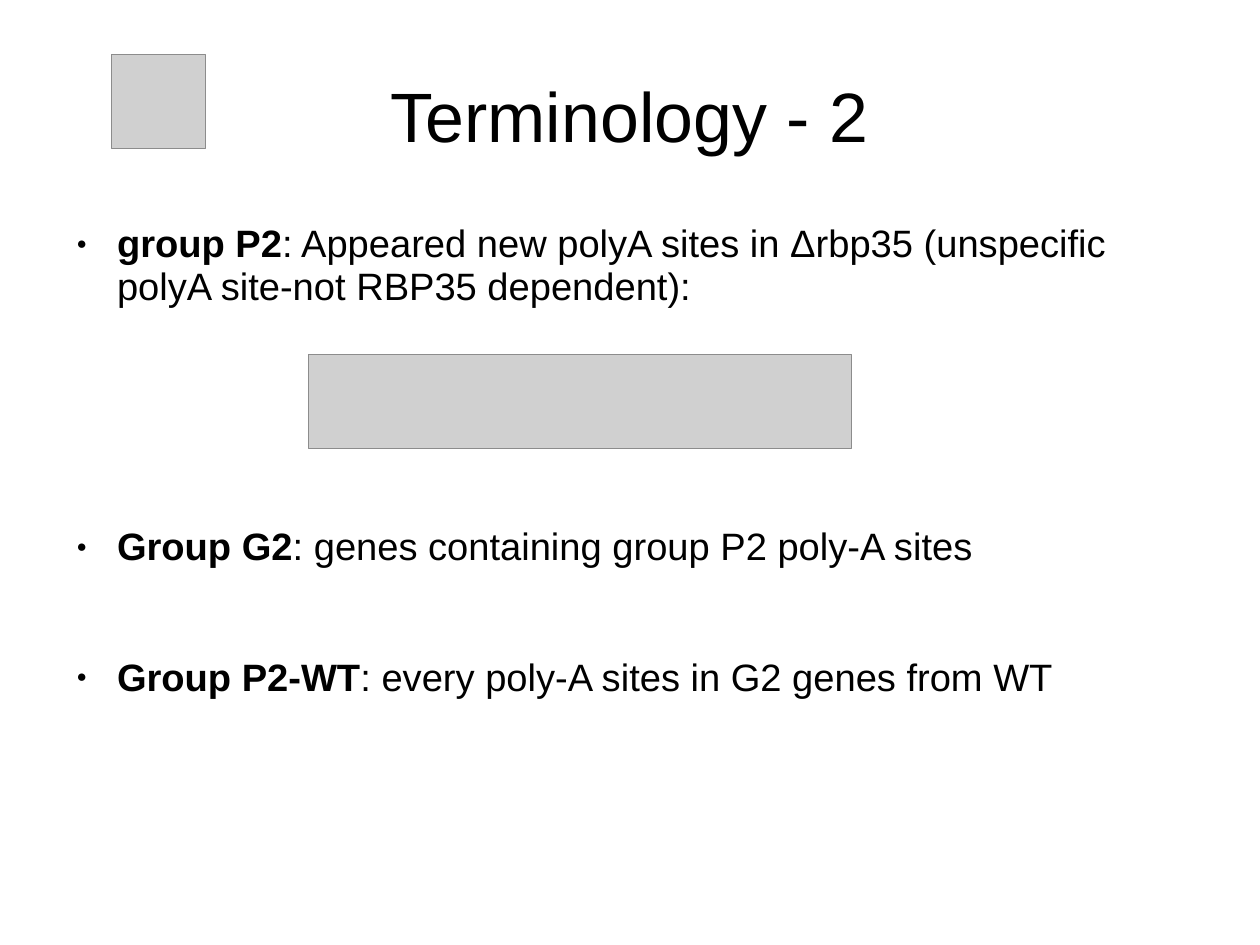
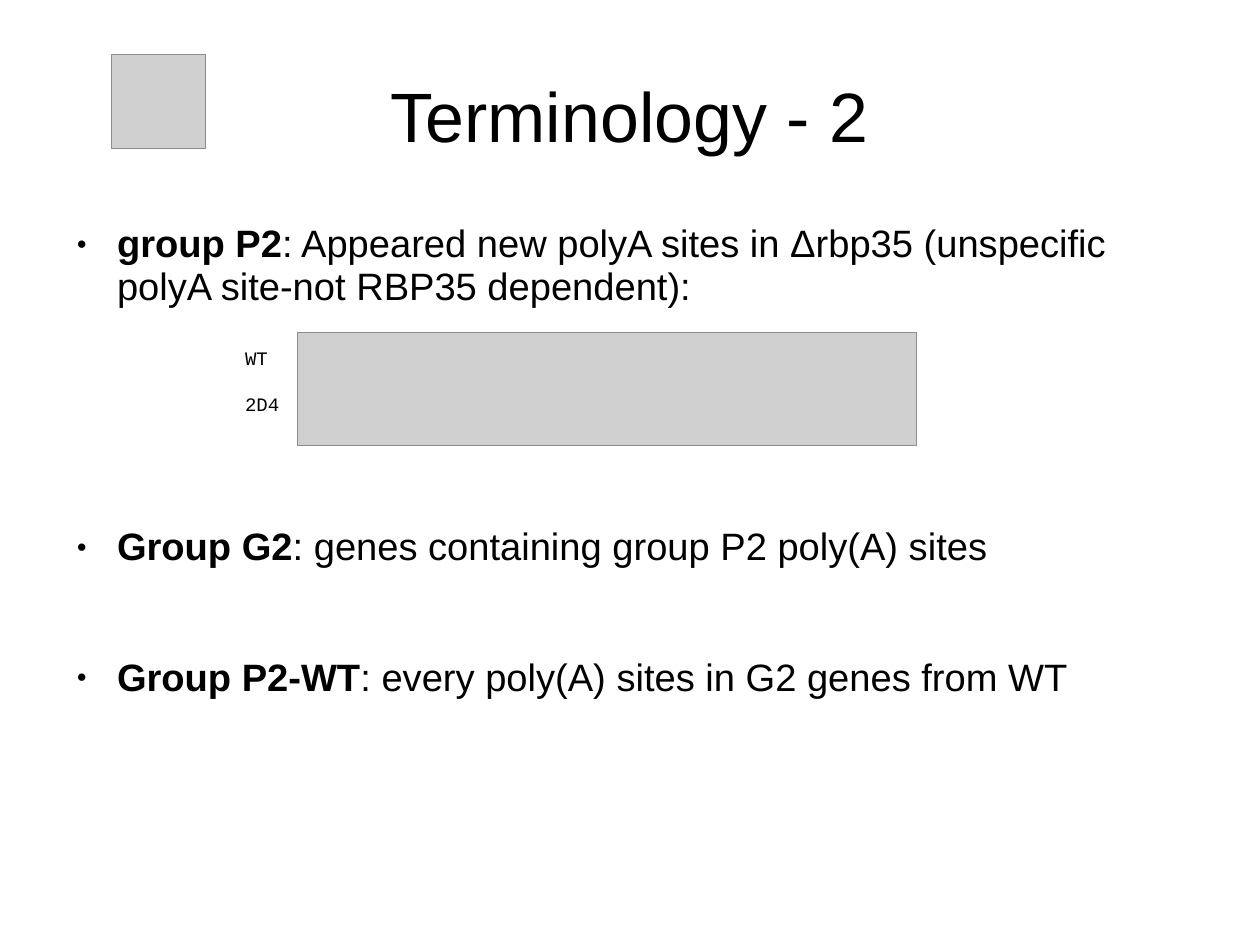
Before and after one commit to wilkinsonlab/m-oryzae-polya, a slide deck: slide 26 of doc/oryzae_presentation.odp. Drawn at 1260x945 pixels with LibreOffice and Linux fonts; fonts in the diff are those of the drawing; grey boxes stand for pictures. Boxes give left, top, right and bottom in pixels: in the first picture for what was removed or moved away, otherwise in the second. Text is boxed around its words. In the diff, an @@ line names an element or a change of style, - is before the commit and + after.

```diff
--- a/doc/oryzae_presentation.odp
+++ b/doc/oryzae_presentation.odp
@@ text added at bbox=[245, 352, 279, 411], 12 pt, text #000000 @@
+WT
+2D4
@@ picture: place and size @@
-picture at bbox=[309, 354, 852, 448]
+picture at bbox=[297, 333, 917, 446]
@@ text at bbox=[117, 532, 1067, 699]: text changed @@
-● Group G2: genes containing group P2 poly-A sites
-● Group P2-WT: every poly-A sites in G2 genes from WT
+● Group G2: genes containing group P2 poly(A) sites
+● Group P2-WT: every poly(A) sites in G2 genes from WT
```
Also in this commit, not shown: 30 other slides changed, 3 slides added, 3 other files.
